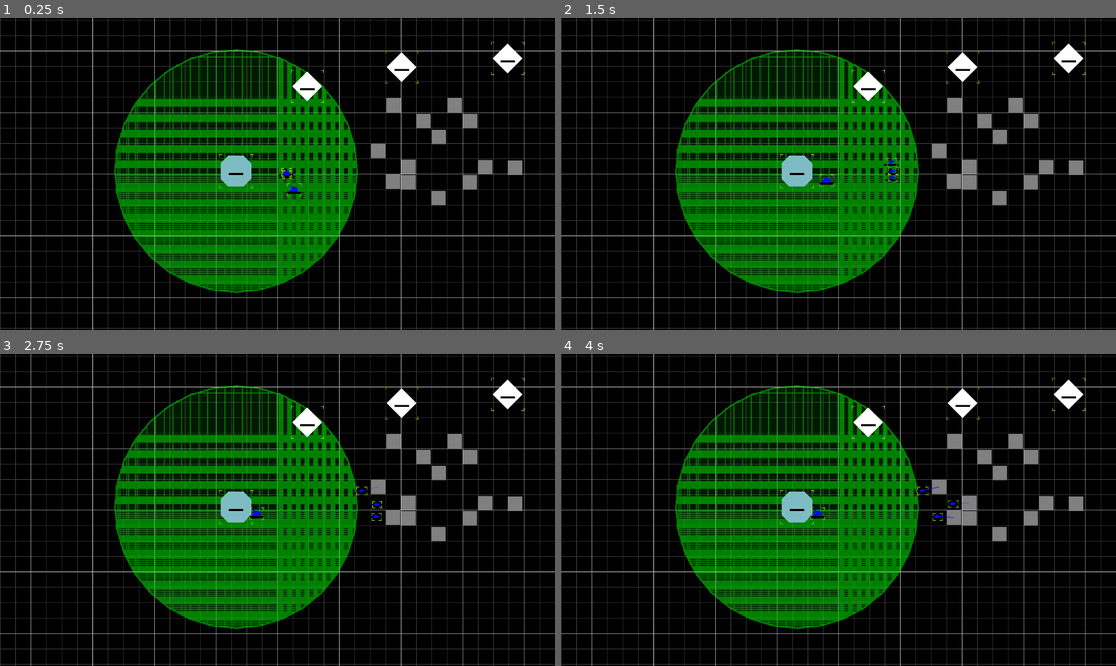
Above: before the commit, frames 1-4 (two rows, left to right).
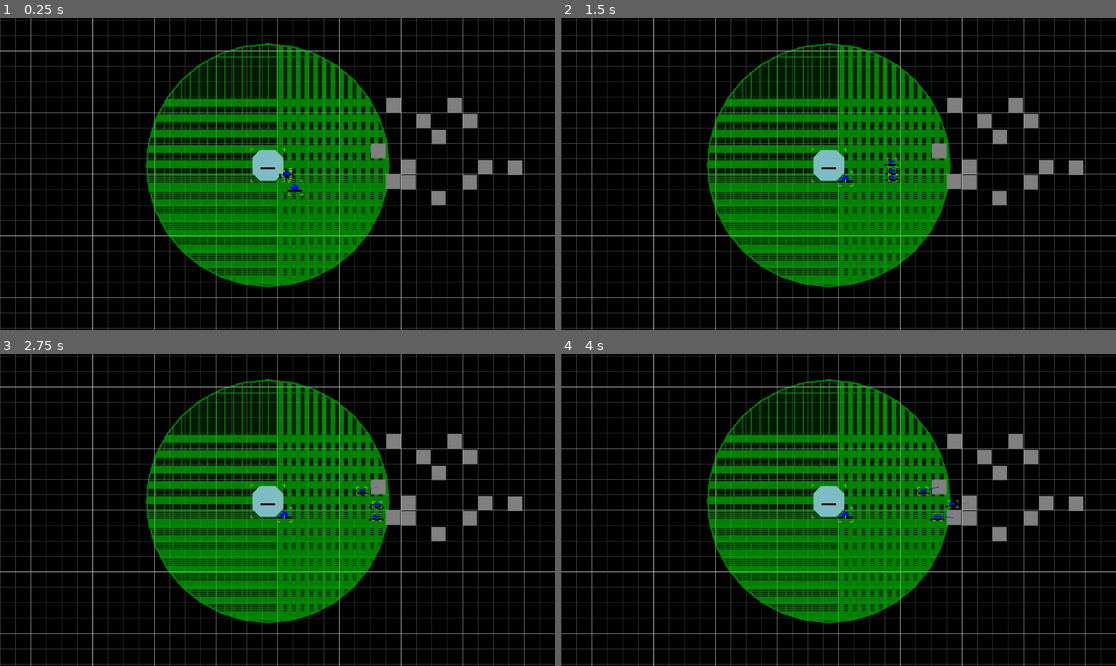
Above: after the commit, the same moments.

Repository: AtkinTC/space-industry-v4
Game: Godot game, scene res://game/test_scene.tscn
The game is run twice, just before and just after one commit, with the same random seed, the same clock (stepped at 60 frames per second) and the same inputs.
Inputs (mouse positions are in pixels of both pictures, inside the frame that each line leads up to):
- Up to frame 1 (0.25 s): no input
- Up to frame 2 (1.5 s): move the mouse to (960, 158) at 0.52 s; click (960, 158) at 0.67 s; move the mouse to (727, 189) at 1.27 s; click (727, 189) at 1.42 s
- Up to frame 3 (2.75 s): move the mouse to (333, 441) at 2.02 s; click (333, 441) at 2.17 s
- Up to frame 4 (4 s): tap Enter at 2.75 s; move the mouse to (810, 572) at 2.77 s; click (810, 572) at 2.92 s; tap Space at 3.5 s; move the mouse to (1005, 556) at 3.52 s; click (1005, 556) at 3.67 s

The runs differ from the first frame. In frame 1, 11% of the frame differs, in the area x 20-95%, y 7-89%; in frame 2, 11%; in frame 3, 11%; in frame 4, 11%.

Commit message:
restructure Entity setup to resolve issues with order of _init function and export variables
-export variables are set after _init it called, causing some conflict in the previous design
-additionally, entity_def export was causing cyclic reference errors between the Entity scene and the EntityDefinition resource
--entity_def export replaced by default_entity_type String export, which is then used to access the resource dynamically

Diff:
--- a/game/entity/entity.gd
+++ b/game/entity/entity.gd
@@ -1,8 +1,10 @@
 extends Area2D
 class_name Entity
 
-@export var entity_def : EntityDefinition = null
-@export var init_parameters : Dictionary = {}
+@export var default_entity_type : String
+var entity_def : EntityDefinition
+@export var default_init_parameters : Dictionary = {}
+var init_parameters : Dictionary = {}
 
 @export var inventory : Inventory = null
 
@@ -12,27 +14,13 @@
 @onready var tools_node : Node2D = get_node_or_null("Tools")
 var tools : Dictionary = {}
 
-func _init(_entity_def : EntityDefinition = null, _init_parameters : Dictionary = {}) -> void:
-	setup(_entity_def, _init_parameters)
-
-func setup(_entity_def : EntityDefinition = null, _init_parameters : Dictionary = {}) -> void:
+func init(_entity_def : EntityDefinition = null, _init_parameters : Dictionary = {}) -> void:
 	entity_def = _entity_def
-	setup_from_entity_def()
-
 	init_parameters = _init_parameters
-	setup_from_init_parameters()
-
-func setup_from_entity_def() -> void:
-	if(entity_def == null):
-		entity_def = EntityDefinition.new()
-
-func setup_from_init_parameters() -> void:
-	global_position = init_parameters.get(Constants.KEY_POSITION, global_position)
-	global_rotation = init_parameters.get(Constants.KEY_ROTATION, global_rotation)
 
 func _ready():
 	deferred_ready.call_deferred()
-	setup_inventory()
+	setup()
 
 	if(entity_def.influence_radius > 0):
 		var influence_node := InfluenceNode.new(entity_def.influence_radius)
@@ -47,6 +35,25 @@
 
 func deferred_ready():
 	SignalBus.entity_ready.emit(self)
+
+func setup() -> void:
+	if(entity_def == null && !default_entity_type.is_empty()):
+		entity_def = EntityDefs.get_entity_definition(default_entity_type)
+	setup_from_entity_def()
+
+	if(init_parameters.is_empty() && !default_init_parameters.is_empty()):
+		init_parameters = default_init_parameters
+	setup_from_init_parameters()
+
+	setup_inventory()
+
+func setup_from_entity_def() -> void:
+	if(entity_def == null):
+		entity_def = EntityDefinition.new()
+
+func setup_from_init_parameters() -> void:
+	global_position = init_parameters.get(Constants.KEY_POSITION, global_position)
+	global_rotation = init_parameters.get(Constants.KEY_ROTATION, global_rotation)
 
 func setup_inventory() -> void:
 	if(inventory == null && entity_def.base_inventory_capacity > 0):
--- a/game/entity/ship/ship.gd
+++ b/game/entity/ship/ship.gd
@@ -41,20 +41,23 @@
 
 var velocity := Vector2.ZERO
 
+#Override
+func _ready():
+	super._ready()
+	add_to_group(Constants.GROUP_SHIP)
+
+	SignalBus.register_ship.emit(get_instance_id())
+	clear_assignment()
+
+#Override
 func setup_from_entity_def() -> void:
 	if(entity_def == null):
 		entity_def = ShipDefinition.new()
 	super.setup_from_entity_def()
 
+#Override
 func setup_from_init_parameters() -> void:
 	super.setup_from_init_parameters()
-
-func _ready():
-	super._ready()
-	add_to_group(Constants.GROUP_SHIP)
-
-	SignalBus.register_ship.emit(get_instance_id())
-	clear_assignment()
 
 func get_task_groups() -> Array[String]:
 	var task_groups : Array[String] = []
--- a/game/entity/structure/construction_site.gd
+++ b/game/entity/structure/construction_site.gd
@@ -3,19 +3,14 @@
 
 @export var structure_id : String
 
-func setup_from_entity_def() -> void:
-	super.setup_from_entity_def()
-
-func setup_from_init_parameters() -> void:
-	super.setup_from_init_parameters()
-	structure_id = init_parameters.get(Constants.KEY_STRUCTURE_ID, structure_id)
-
+#Override
 func _ready() -> void:
 	super._ready()
 	add_to_group(Constants.GROUP_CONSTRUCTION)
 
 	##DEBUG##
 	assert(structure_id != null && !structure_id.is_empty())
+	assert(get_construction_structure_definition() != null)
 	assert(!get_construction_cost().is_empty())
 	assert(has_inventory())
 	assert(get_inventory().get_capacity() >= Items.get_volume_sum(get_construction_cost()))
@@ -23,16 +18,29 @@
 	SignalBus.register_construction_site.emit(get_instance_id())
 
 #Override
+func setup_from_entity_def() -> void:
+	super.setup_from_entity_def()
+
+#Override
+func setup_from_init_parameters() -> void:
+	super.setup_from_init_parameters()
+	structure_id = init_parameters.get(Constants.KEY_STRUCTURE_ID, structure_id)
+
+#Override
 func setup_inventory() -> void:
 	var construction_materials_volume = Items.get_volume_sum(get_construction_cost())
 	inventory = Inventory.new(construction_materials_volume)
 
+#Override
 func _physics_process(_delta: float) -> void:
 	if(is_ready_to_complete()):
 		complete_construction()
 
+func get_construction_structure_definition() -> StructureDefinition:
+	return EntityDefs.get_structure_definition(structure_id)
+
 func get_construction_cost() -> Dictionary:
-	return EntityDefs.get_structure_definition(structure_id).construction_cost
+	return get_construction_structure_definition().construction_cost
 
 func get_remaining_construction_cost() -> Dictionary:
 	var remaining := get_construction_cost().duplicate()
--- a/game/entity/structure/construction_site.tscn
+++ /dev/null
@@ -1,17 +0,0 @@
-[gd_scene load_steps=3 format=3 uid="uid://f5tgpd66v4k"]
-
-[ext_resource type="Script" path="res://game/entity/structure/construction_site.gd" id="1_mh87a"]
-[ext_resource type="Script" path="res://game/entity/entity_debug_display.gd" id="3_6ffdp"]
-
-[node name="ConstructionSite" type="Area2D"]
-script = ExtResource("1_mh87a")
-structure_id = "test_structure"
-
-[node name="CollisionPolygon2D" type="CollisionPolygon2D" parent="."]
-polygon = PackedVector2Array(0, -31, 31, 0, 0, 31, -31, 0)
-
-[node name="Polygon2D" type="Polygon2D" parent="."]
-polygon = PackedVector2Array(0, -31, 31, 0, 0, 31, -31, 0)
-
-[node name="EntityDebugDisplay" type="Node2D" parent="."]
-script = ExtResource("3_6ffdp")
--- /dev/null
+++ b/game/entity/structure/construction_site_1x1.tscn
@@ -0,0 +1,21 @@
+[gd_scene load_steps=4 format=3 uid="uid://ctlwh0snxejfy"]
+
+[ext_resource type="Script" path="res://game/entity/structure/construction_site.gd" id="1_3faii"]
+[ext_resource type="Script" path="res://game/entity/entity_debug_display.gd" id="2_rooq3"]
+
+[sub_resource type="CircleShape2D" id="CircleShape2D_o07nr"]
+radius = 14.0
+
+[node name="ConstructionSite1x1" type="Area2D"]
+script = ExtResource("1_3faii")
+structure_id = "test_structure_1x1"
+default_entity_type = "construction_site_1x1"
+
+[node name="CollisionShape2D" type="CollisionShape2D" parent="."]
+shape = SubResource("CircleShape2D_o07nr")
+
+[node name="Polygon2D" type="Polygon2D" parent="."]
+polygon = PackedVector2Array(0, -14, 14, 0, 0, 14, -14, 0)
+
+[node name="EntityDebugDisplay" type="Node2D" parent="."]
+script = ExtResource("2_rooq3")
--- /dev/null
+++ b/game/entity/structure/construction_site_2x2.tscn
@@ -0,0 +1,18 @@
+[gd_scene load_steps=3 format=3 uid="uid://f5tgpd66v4k"]
+
+[ext_resource type="Script" path="res://game/entity/structure/construction_site.gd" id="1_nbahm"]
+[ext_resource type="Script" path="res://game/entity/entity_debug_display.gd" id="2_46yxd"]
+
+[node name="ConstructionSite2x2" type="Area2D"]
+script = ExtResource("1_nbahm")
+structure_id = "test_structure_2x2"
+default_entity_type = "construction_site_2x2"
+
+[node name="CollisionPolygon2D" type="CollisionPolygon2D" parent="."]
+polygon = PackedVector2Array(0, -31, 31, 0, 0, 31, -31, 0)
+
+[node name="Polygon2D" type="Polygon2D" parent="."]
+polygon = PackedVector2Array(0, -31, 31, 0, 0, 31, -31, 0)
+
+[node name="EntityDebugDisplay" type="Node2D" parent="."]
+script = ExtResource("2_46yxd")
--- a/game/entity/structure/structure.gd
+++ b/game/entity/structure/structure.gd
@@ -3,17 +3,20 @@
 
 @export var is_depot : bool = false
 
+#Override
+func _ready():
+	super._ready()
+	add_to_group(Constants.GROUP_STRUCTURE)
+
+#Override
 func setup_from_entity_def() -> void:
 	if(entity_def == null):
 		entity_def = StructureDefinition.new()
 	super.setup_from_entity_def()
 
+#Override
 func setup_from_init_parameters() -> void:
 	super.setup_from_init_parameters()
 
-func _ready():
-	super._ready()
-	add_to_group(Constants.GROUP_STRUCTURE)
-
 func get_dock_range() -> float:
 	return (entity_def as StructureDefinition).dock_range
--- a/game/entity/structure/structure.tscn
+++ b/game/entity/structure/structure.tscn
@@ -1,12 +1,13 @@
-[gd_scene load_steps=4 format=3 uid="uid://co8g67bnh8fcs"]
+[gd_scene load_steps=5 format=3 uid="uid://co8g67bnh8fcs"]
 
 [ext_resource type="Script" path="res://game/entity/structure/structure.gd" id="1_wf8uc"]
+[ext_resource type="Script" path="res://game/entity/structure/structure_grid_tool.gd" id="3_6xue6"]
 [ext_resource type="Script" path="res://game/entity/entity_debug_display.gd" id="3_hh5cf"]
 
 [sub_resource type="RectangleShape2D" id="RectangleShape2D_m4rl2"]
 size = Vector2(64, 64)
 
-[node name="Station" type="Area2D"]
+[node name="Structure" type="Area2D"]
 script = ExtResource("1_wf8uc")
 is_depot = true
 
@@ -19,3 +20,7 @@
 
 [node name="EntityDebugDisplay" type="Node2D" parent="."]
 script = ExtResource("3_hh5cf")
+
+[node name="StructureGridTool" type="Node2D" parent="."]
+script = ExtResource("3_6xue6")
+grid_size = Vector2i(2, 2)
--- /dev/null
+++ b/game/entity/structure/test_structure_1x1.tscn
@@ -0,0 +1,24 @@
+[gd_scene load_steps=5 format=3 uid="uid://dw8ounvht5n8h"]
+
+[ext_resource type="Script" path="res://game/entity/structure/structure.gd" id="1_7igka"]
+[ext_resource type="Script" path="res://game/entity/entity_debug_display.gd" id="2_6qqpn"]
+[ext_resource type="Script" path="res://game/entity/structure/structure_grid_tool.gd" id="3_bmh3h"]
+
+[sub_resource type="CircleShape2D" id="CircleShape2D_4uq5v"]
+radius = 16.0
+
+[node name="TestStructure1x1" type="Area2D"]
+script = ExtResource("1_7igka")
+
+[node name="CollisionShape2D" type="CollisionShape2D" parent="."]
+shape = SubResource("CircleShape2D_4uq5v")
+
+[node name="Polygon2D" type="Polygon2D" parent="."]
+color = Color(0.509804, 0.509804, 0.509804, 1)
+polygon = PackedVector2Array(-14, -14, 14, -14, 14, 14, -14, 14)
+
+[node name="EntityDebugDisplay" type="Node2D" parent="."]
+script = ExtResource("2_6qqpn")
+
+[node name="StructureGridTool" type="Node2D" parent="."]
+script = ExtResource("3_bmh3h")
--- /dev/null
+++ b/game/entity/structure/test_structure_2x2.tscn
@@ -0,0 +1,25 @@
+[gd_scene load_steps=5 format=3 uid="uid://bn0rhns4rhap4"]
+
+[ext_resource type="Script" path="res://game/entity/structure/structure.gd" id="1_4f76t"]
+[ext_resource type="Script" path="res://game/entity/entity_debug_display.gd" id="2_td8da"]
+[ext_resource type="Script" path="res://game/entity/structure/structure_grid_tool.gd" id="3_20pgd"]
+
+[sub_resource type="CircleShape2D" id="CircleShape2D_vv7dl"]
+radius = 32.0
+
+[node name="TestStructure2x2" type="Area2D"]
+script = ExtResource("1_4f76t")
+
+[node name="CollisionShape2D" type="CollisionShape2D" parent="."]
+shape = SubResource("CircleShape2D_vv7dl")
+
+[node name="Polygon2D" type="Polygon2D" parent="."]
+color = Color(0.509804, 0.509804, 0.509804, 1)
+polygon = PackedVector2Array(-30, -30, 30, -30, 30, 30, -30, 30)
+
+[node name="EntityDebugDisplay" type="Node2D" parent="."]
+script = ExtResource("2_td8da")
+
+[node name="StructureGridTool" type="Node2D" parent="."]
+script = ExtResource("3_20pgd")
+grid_size = Vector2i(2, 2)
--- a/game/test_scene.tscn
+++ b/game/test_scene.tscn
@@ -6,12 +6,9 @@
 [ext_resource type="Script" path="res://game/background/background_grid.gd" id="3_apepi"]
 [ext_resource type="PackedScene" uid="uid://dsl7crppb7ut5" path="res://game/objects/asteroid_iron.tscn" id="4_3tfyi"]
 [ext_resource type="Shader" path="res://resources/shaders/canvas_group_area.gdshader" id="5_b2sve"]
-[ext_resource type="PackedScene" uid="uid://co8g67bnh8fcs" path="res://game/entity/structure/structure.tscn" id="5_r73p8"]
 [ext_resource type="Script" path="res://game/influence_canvas.gd" id="5_w38rg"]
-[ext_resource type="Script" path="res://game/entity/inventory.gd" id="6_umlrr"]
 [ext_resource type="Script" path="res://game/structures_parent_node.gd" id="8_6hhf1"]
-[ext_resource type="PackedScene" uid="uid://f5tgpd66v4k" path="res://game/entity/structure/construction_site.tscn" id="8_sbvsf"]
-[ext_resource type="Resource" uid="uid://db05x42u1t7ce" path="res://resources/entity_definitions/structure_definitions/station_core_001.tres" id="10_m3o5a"]
+[ext_resource type="PackedScene" uid="uid://co8g67bnh8fcs" path="res://game/entity/structure/structure.tscn" id="9_0ltkj"]
 [ext_resource type="Script" path="res://game/ships_parent_node.gd" id="12_t0iog"]
 [ext_resource type="Script" path="res://game/entity/selection_areas_layer.gd" id="15_5qeme"]
 
@@ -30,24 +27,6 @@
 shader = ExtResource("5_b2sve")
 shader_parameter/outline_color = Color(0.168627, 1, 0.360784, 0.501961)
 shader_parameter/inner_color = Color(0.17, 1, 0.36, 0.1)
-
-[sub_resource type="Resource" id="Resource_r10mc"]
-resource_local_to_scene = true
-script = ExtResource("6_umlrr")
-capacity = 100
-contents = {}
-
-[sub_resource type="Resource" id="Resource_1knf0"]
-resource_local_to_scene = true
-script = ExtResource("6_umlrr")
-capacity = 100
-contents = {}
-
-[sub_resource type="Resource" id="Resource_wwuqt"]
-resource_local_to_scene = true
-script = ExtResource("6_umlrr")
-capacity = 100
-contents = {}
 
 [node name="TestScene" type="Node2D"]
 script = ExtResource("1_ri3n2")
@@ -109,21 +88,9 @@
 [node name="StructuresParentNode" type="Node2D" parent="."]
 script = ExtResource("8_6hhf1")
 
-[node name="Station" parent="StructuresParentNode" instance=ExtResource("5_r73p8")]
-position = Vector2(-86, -6)
-entity_def = ExtResource("10_m3o5a")
-
-[node name="ConstructionSite" parent="StructuresParentNode" instance=ExtResource("8_sbvsf")]
-position = Vector2(478, -240)
-inventory = SubResource("Resource_r10mc")
-
-[node name="ConstructionSite2" parent="StructuresParentNode" instance=ExtResource("8_sbvsf")]
-position = Vector2(258, -222)
-inventory = SubResource("Resource_1knf0")
-
-[node name="ConstructionSite3" parent="StructuresParentNode" instance=ExtResource("8_sbvsf")]
-position = Vector2(62, -182)
-inventory = SubResource("Resource_wwuqt")
+[node name="Structure" parent="StructuresParentNode" instance=ExtResource("9_0ltkj")]
+position = Vector2(-20, -18)
+default_entity_type = "station_core_001"
 
 [node name="ShipsParentNode" type="Node2D" parent="."]
 script = ExtResource("12_t0iog")
--- a/resources/entity_definitions/ship_definitions/construction_drone_001.tres
+++ b/resources/entity_definitions/ship_definitions/construction_drone_001.tres
@@ -8,5 +8,6 @@
 cruise_speed = 50.0
 entity_type = "construction_drone_001"
 scene = ExtResource("1_rbeaa")
-base_inventory_capacity = 2
+base_inventory_capacity = 4
 construction_cost = {}
+influence_radius = -1.0
--- a/resources/entity_definitions/ship_definitions/mining_drone_001.tres
+++ b/resources/entity_definitions/ship_definitions/mining_drone_001.tres
@@ -8,5 +8,6 @@
 cruise_speed = 75.0
 entity_type = "mining_drone_001"
 scene = ExtResource("1_5pek2")
-base_inventory_capacity = 4
+base_inventory_capacity = 2
 construction_cost = {}
+influence_radius = -1.0
--- a/resources/entity_definitions/structure_definitions/construction_site.tres
+++ /dev/null
@@ -1,9 +0,0 @@
-[gd_resource type="Resource" script_class="StructureDefinition" load_steps=2 format=3 uid="uid://413qpoqrcou6"]
-
-[ext_resource type="Script" path="res://game/entity/resource/structure_definition.gd" id="1_cb2gk"]
-
-[resource]
-script = ExtResource("1_cb2gk")
-entity_type = "construction_site"
-base_inventory_capacity = -1
-construction_cost = {}
--- /dev/null
+++ b/resources/entity_definitions/structure_definitions/construction_site_1x1.tres
@@ -0,0 +1,13 @@
+[gd_resource type="Resource" script_class="StructureDefinition" load_steps=3 format=3 uid="uid://413qpoqrcou6"]
+
+[ext_resource type="PackedScene" uid="uid://ctlwh0snxejfy" path="res://game/entity/structure/construction_site_1x1.tscn" id="1_pevwe"]
+[ext_resource type="Script" path="res://game/entity/resource/structure_definition.gd" id="2_h8j0m"]
+
+[resource]
+script = ExtResource("2_h8j0m")
+dock_range = 50.0
+entity_type = "construction_site_1x1"
+scene = ExtResource("1_pevwe")
+base_inventory_capacity = -1
+construction_cost = {}
+influence_radius = -1.0
--- /dev/null
+++ b/resources/entity_definitions/structure_definitions/construction_site_2x2.tres
@@ -0,0 +1,13 @@
+[gd_resource type="Resource" script_class="StructureDefinition" load_steps=3 format=3 uid="uid://bofbncnqosvrh"]
+
+[ext_resource type="PackedScene" uid="uid://f5tgpd66v4k" path="res://game/entity/structure/construction_site_2x2.tscn" id="1_lb3u4"]
+[ext_resource type="Script" path="res://game/entity/resource/structure_definition.gd" id="2_q8tas"]
+
+[resource]
+script = ExtResource("2_q8tas")
+dock_range = 50.0
+entity_type = "construction_site_2x2"
+scene = ExtResource("1_lb3u4")
+base_inventory_capacity = -1
+construction_cost = {}
+influence_radius = -1.0
--- a/resources/entity_definitions/structure_definitions/test_structure.tres
+++ /dev/null
@@ -1,15 +0,0 @@
-[gd_resource type="Resource" script_class="StructureDefinition" load_steps=3 format=3 uid="uid://4keam23s7dm6"]
-
-[ext_resource type="Script" path="res://game/entity/resource/structure_definition.gd" id="1_5kxhk"]
-[ext_resource type="PackedScene" uid="uid://co8g67bnh8fcs" path="res://game/entity/structure/structure.tscn" id="1_48vp5"]
-
-[resource]
-script = ExtResource("1_5kxhk")
-dock_range = 50.0
-entity_type = "test_structure"
-scene = ExtResource("1_48vp5")
-base_inventory_capacity = -1
-construction_cost = {
-"iron_ore": 12
-}
-influence_radius = 150.0
--- /dev/null
+++ b/resources/entity_definitions/structure_definitions/test_structure_1x1.tres
@@ -0,0 +1,15 @@
+[gd_resource type="Resource" script_class="StructureDefinition" load_steps=3 format=3 uid="uid://4keam23s7dm6"]
+
+[ext_resource type="PackedScene" uid="uid://dw8ounvht5n8h" path="res://game/entity/structure/test_structure_1x1.tscn" id="1_cb2l7"]
+[ext_resource type="Script" path="res://game/entity/resource/structure_definition.gd" id="2_cpt5o"]
+
+[resource]
+script = ExtResource("2_cpt5o")
+dock_range = 50.0
+entity_type = "test_structure_1x1"
+scene = ExtResource("1_cb2l7")
+base_inventory_capacity = -1
+construction_cost = {
+"iron_ore": 12
+}
+influence_radius = 150.0
--- /dev/null
+++ b/resources/entity_definitions/structure_definitions/test_structure_2x2.tres
@@ -0,0 +1,15 @@
+[gd_resource type="Resource" script_class="StructureDefinition" load_steps=3 format=3 uid="uid://cmr3l8xvnajxv"]
+
+[ext_resource type="PackedScene" uid="uid://bn0rhns4rhap4" path="res://game/entity/structure/test_structure_2x2.tscn" id="1_ypcat"]
+[ext_resource type="Script" path="res://game/entity/resource/structure_definition.gd" id="2_uwpey"]
+
+[resource]
+script = ExtResource("2_uwpey")
+dock_range = 50.0
+entity_type = "test_structure_2x2"
+scene = ExtResource("1_ypcat")
+base_inventory_capacity = -1
+construction_cost = {
+"iron_ore": 3
+}
+influence_radius = 150.0
--- a/singleton/entity_manager.gd
+++ b/singleton/entity_manager.gd
@@ -43,7 +43,7 @@
 		return
 
 	var new_node : Ship = ship_def.scene.instantiate()
-	new_node.setup(ship_def, properties)
+	new_node.init(ship_def, properties)
 
 	ships_parent_node.add_child(new_node)
 
@@ -76,7 +76,7 @@
 		return
 
 	var new_node : Structure = structure_def.scene.instantiate()
-	new_node.setup(structure_def, properties)
+	new_node.init(structure_def, properties)
 
 	structures_parent_node.add_child(new_node)
 
--- /dev/null
+++ b/singleton/game_state.gd
@@ -0,0 +1,4 @@
+extends Node
+# Singleton GameState
+
+var mining_drone_type : String = "mining_drone_001"
--- a/singleton/items.gd
+++ b/singleton/items.gd
@@ -1,5 +1,5 @@
 extends Node
-#Singleton Items
+# Singleton Items
 
 const KEY_DISPLAY_NAME := "display_name"
 #const KEY_VOLUME := "volume"
--- a/singleton/signal_bus.gd
+++ b/singleton/signal_bus.gd
@@ -1,5 +1,5 @@
 extends Node
-#Singleton SignalBus
+# Singleton SignalBus
 
 signal connect_transport_network_component(instance_id : int)
 signal disconnect_transport_network_component(instance_id : int)
Not shown: 1 places in game/test_scene.tscn that only renumber resources
